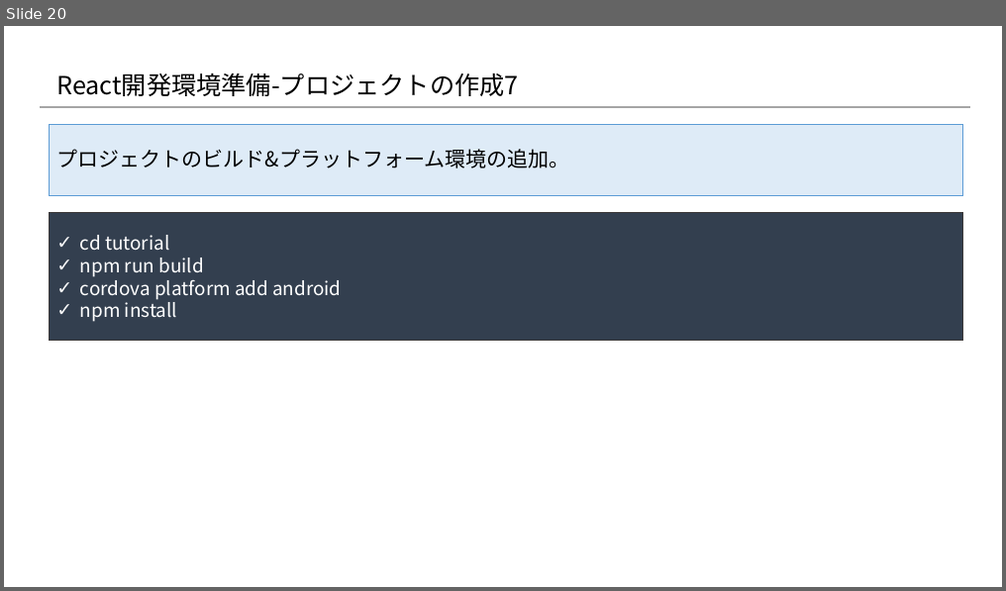
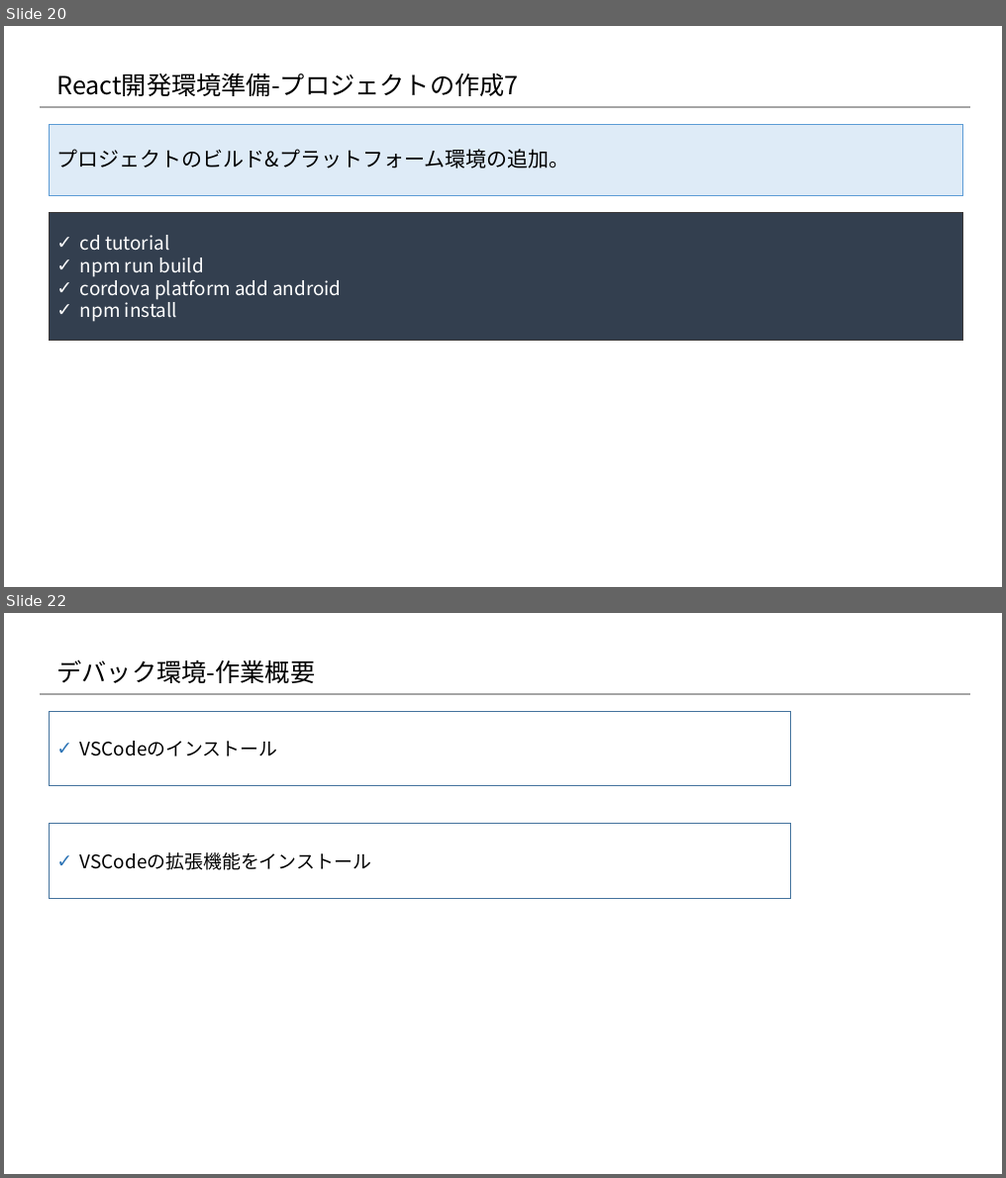
Before and after one commit to konnpeitoon/diary, a slide deck: doc/01_勉強会/01_勉強会資料/20180719_勉強会/02.資料/04_開発環境構築.pptx. Shown one above the other, each under a label of ours: slide 20 before the commit, slides 20 and 22 after it; the slides between them are not shown. The pictures are 1006x591 and 1006x1178 pixels, drawn with LibreOffice and Linux fonts; fonts in the diff are those of the drawing; background and template pictures are left out. Boxes give left, top, right and bottom in pixels: in the first picture for what was removed or moved away, otherwise in the second. Text is boxed around its words. In the diff, an @@ line names an element or a change of style, - is before the commit and + after.

```diff
--- a/doc/01_勉強会/01_勉強会資料/20180719_勉強会/02.資料/04_開発環境構築.pptx
+++ b/doc/01_勉強会/01_勉強会資料/20180719_勉強会/02.資料/04_開発環境構築.pptx
@@ slide 22 added at box(4, 613, 1002, 1174), background #FFFFFF; not listed: 1 template element that a slide beside it also shows @@
@@ title added at box(56, 660, 315, 683), 24 pt, text #000000 @@
+デバック環境-作業概要
@@ rectangle added at box(50, 711, 791, 786), outline #43739E 1 pt, 18 pt, text #000000 @@
+✓ VSCodeのインストール
@@ rectangle added at box(50, 823, 791, 898), outline #43739E 1 pt, 18 pt, text #000000 @@
+✓ VSCodeの拡張機能をインストール
```
Also in this commit, not shown: 4 slides changed, 7 other slides added, 1 slide removed.
